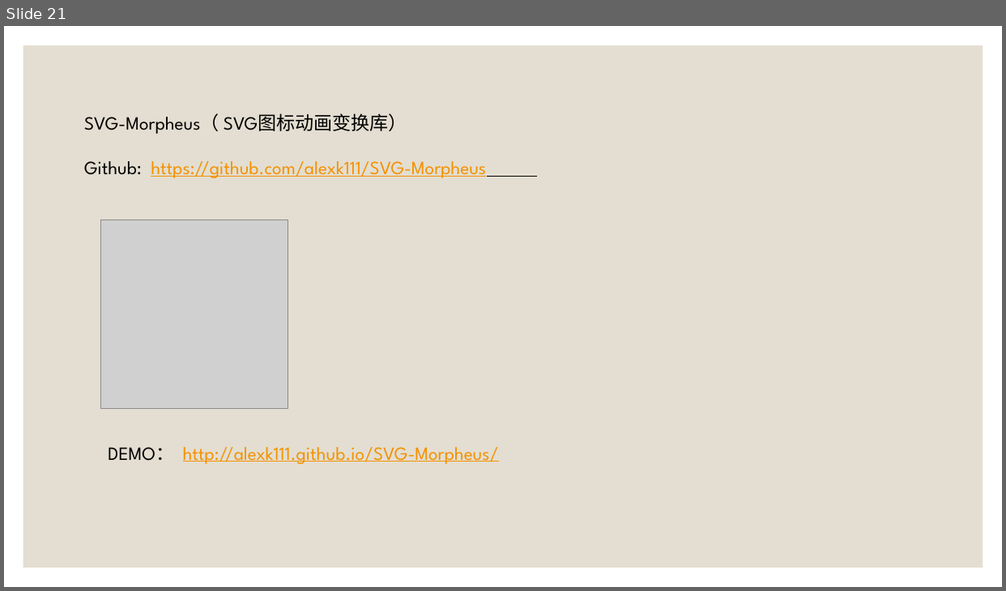
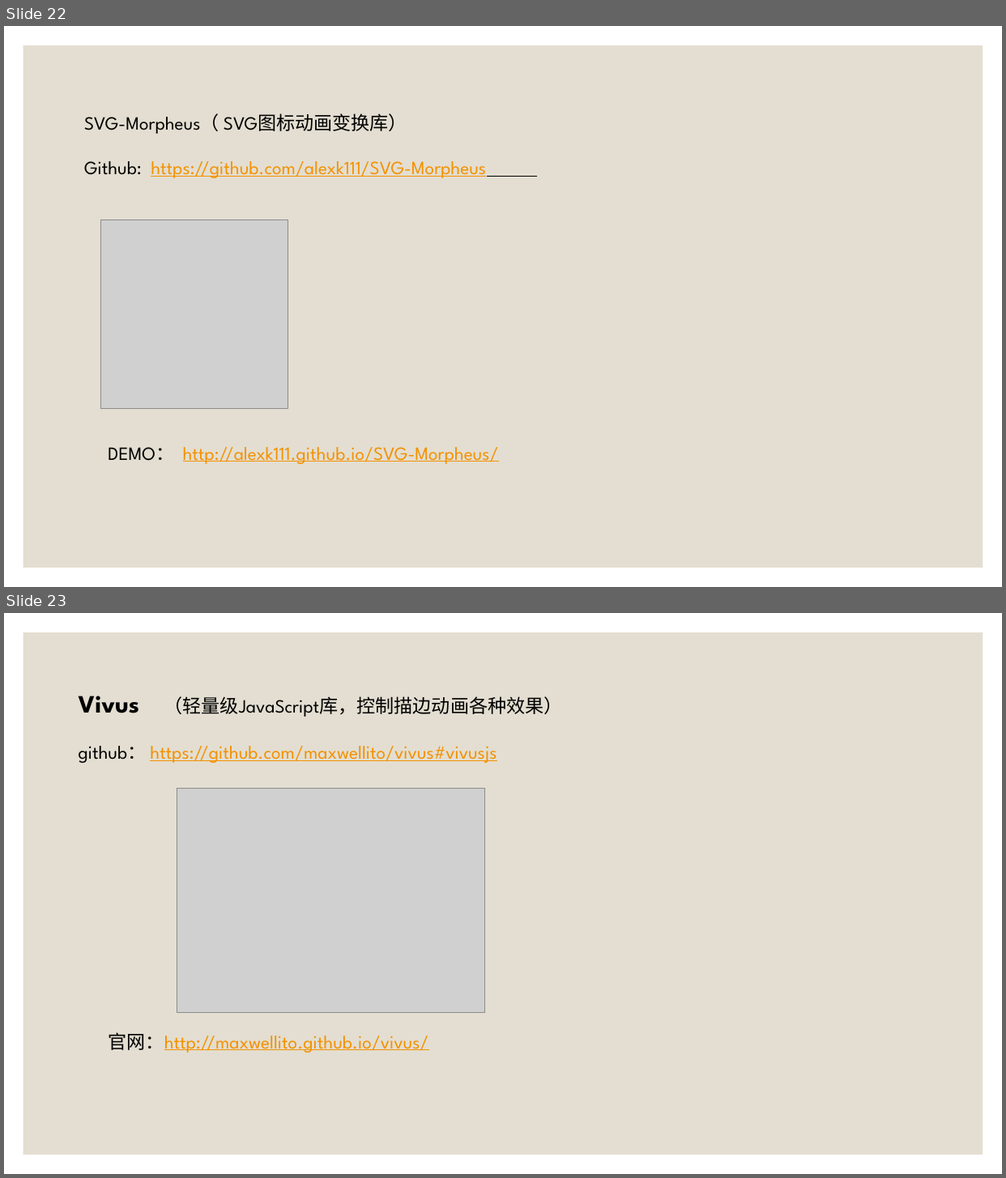
Before and after one commit to SouthLink/svg-demo, a slide deck: SVG动画 [自动保存] [自动保存].pptx. Shown one above the other, each under a label of ours: slide 21 before the commit, slides 22 and 23 after it. The pictures are 1006x591 and 1006x1178 pixels, drawn with LibreOffice and Linux fonts; fonts in the diff are those of the drawing; grey boxes stand for pictures. Boxes give left, top, right and bottom in pixels: in the first picture for what was removed or moved away, otherwise in the second. Text is boxed around its words. In the diff, an @@ line names an element or a change of style, - is before the commit and + after.

Commit message:
完善动画，PPT

```diff
--- a/SVG动画 [自动保存] [自动保存].pptx
+++ b/SVG动画 [自动保存] [自动保存].pptx
@@ slide 23 added at bbox=[4, 613, 1002, 1174], background #FFFFFF; not listed: 1 template element that a slide beside it also shows @@
@@ text added at bbox=[79, 696, 563, 763], 18 pt, text #F49100, underline @@
+Vivus （轻量级JavaScript库，控制描边动画各种效果）
+github： https://github.com/maxwellito/vivus#vivusjs
@@ picture added at bbox=[177, 789, 485, 1013] @@
@@ text added at bbox=[108, 1033, 428, 1053], 18 pt, text #F49100, underline @@
+官网：http://maxwellito.github.io/vivus/
@@ what was slide 21 is now slide 22 @@
```
Also in this commit, not shown: 9 slides changed, 2 other slides added, 2 slides removed, 13 other files.
